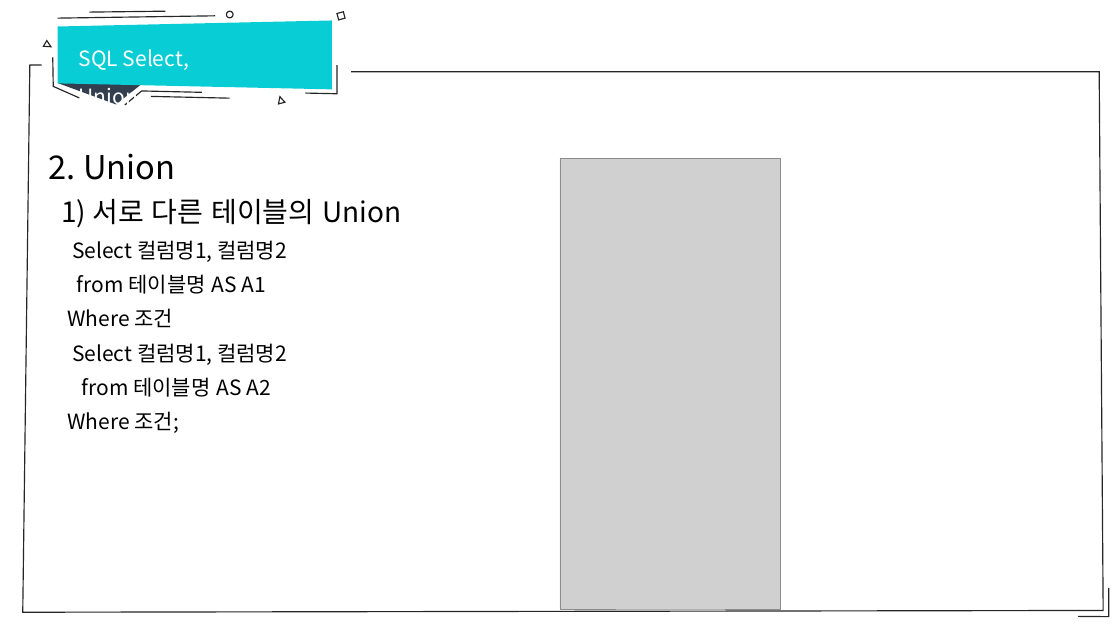
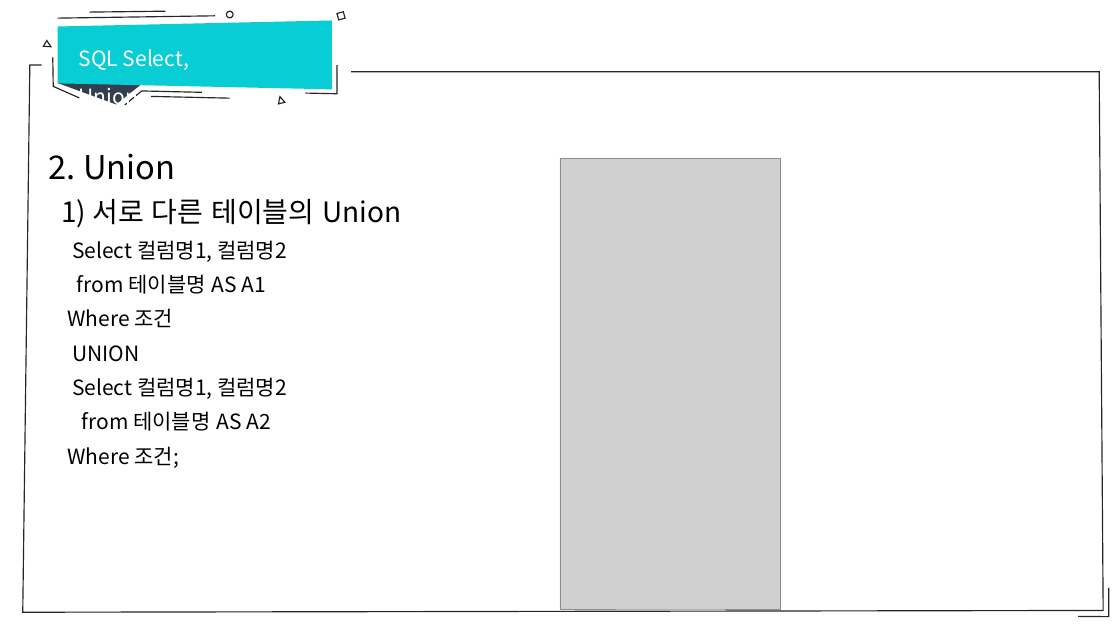
Before and after one commit to sumn-2020/lecture, a slide deck: slide 17 of database/6강 SQL Select Union.pptx. Drawn at 1120x630 pixels with LibreOffice and Linux fonts; fonts in the diff are those of the drawing; grey boxes stand for pictures. Boxes give left, top, right and bottom in pixels: in the first picture for what was removed or moved away, otherwise in the second. Text is boxed around its words. In the diff, an @@ line names an element or a change of style, - is before the commit and + after.

```diff
--- a/database/6강 SQL Select Union.pptx
+++ b/database/6강 SQL Select Union.pptx
@@ text at [72,345,139,362]: paragraph added @@
+UNION
```
Also in this commit, not shown: 3 other slides changed, 2 slides added, 4 other files.
